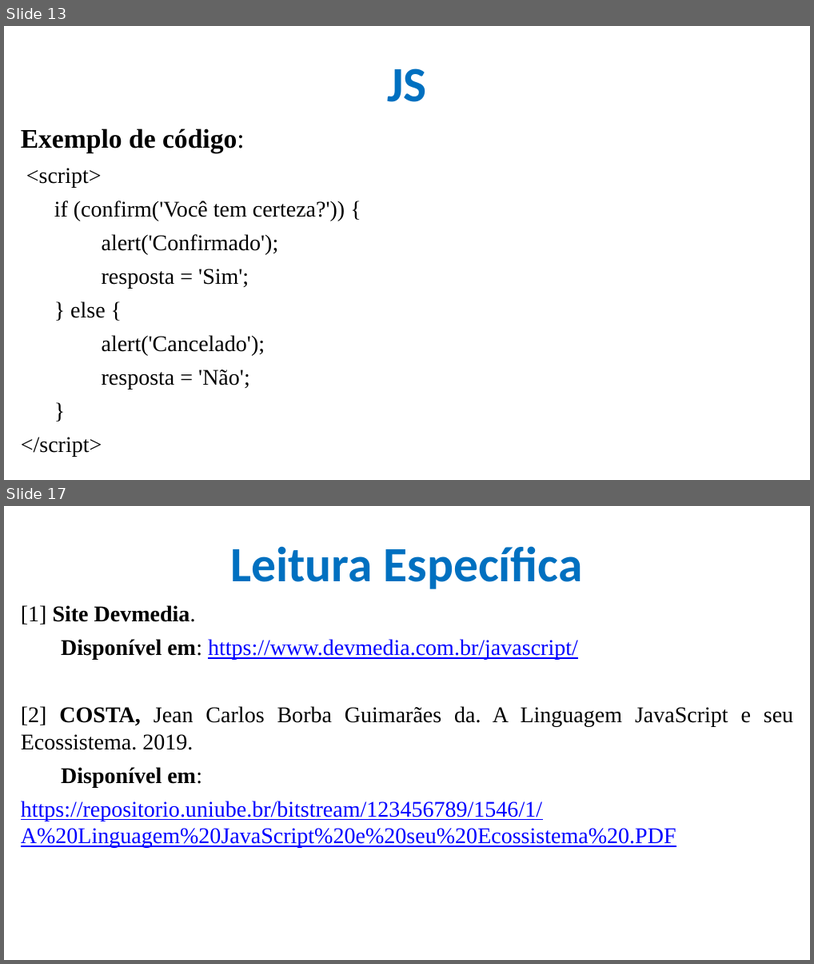
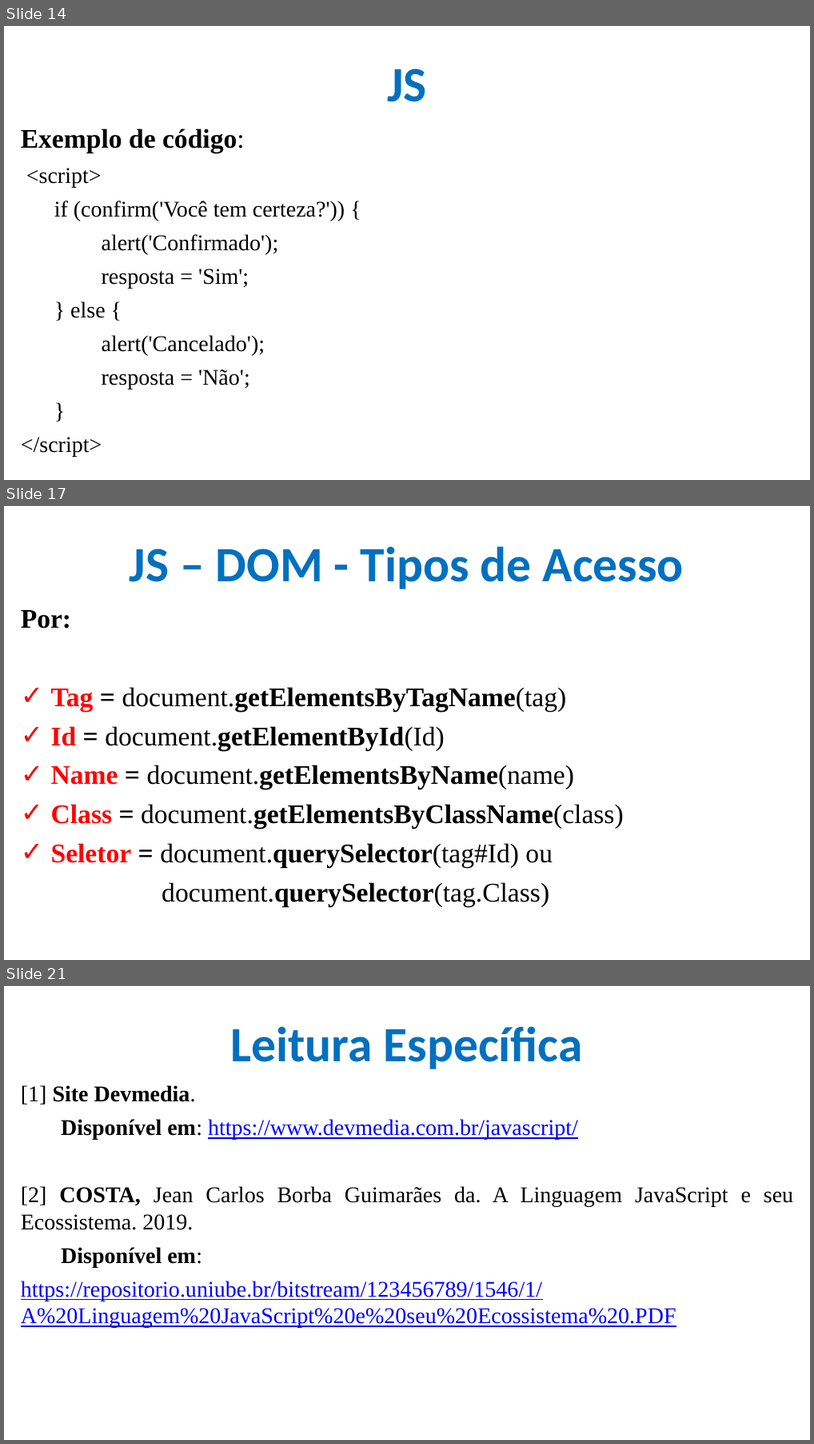
Before and after one commit to CloudEducationBrazil/WydenDesenvolvimentoWebPHP, a slide deck: 01 Classes/Aula 08 Desenvolvimento Web PHP - JS.pptx. Shown one above the other, each under a label of ours: slides 13 and 17 before the commit, slides 14, 17 and 21 after it; the slides between them are not shown. The pictures are 814x964 and 814x1444 pixels, drawn with LibreOffice and Linux fonts; fonts in the diff are those of the drawing; background and template pictures are left out. Boxes give left, top, right and bottom in pixels: in the first picture for what was removed or moved away, otherwise in the second. Text is boxed around its words. In the diff, an @@ line names an element or a change of style, - is before the commit and + after.

```diff
--- a/01 Classes/Aula 08 Desenvolvimento Web PHP - JS.pptx
+++ b/01 Classes/Aula 08 Desenvolvimento Web PHP - JS.pptx
@@ slide 17 added at [4,506,810,960], background picture (left out) @@
@@ title added at [130,546,684,589], 44 pt, text #0070C0, bold @@
+JS – DOM - Tipos de Acesso
@@ text added at [21,610,624,906], 24 pt, text #000000, bold @@
+Por:
+✓ Tag = document.getElementsByTagName(tag)
+✓ Id = document.getElementById(Id)
+✓ Name = document.getElementsByName(name)
+✓ Class = document.getElementsByClassName(class)
+✓ Seletor = document.querySelector(tag#Id) ou
+      document.querySelector(tag.Class)
@@ what was slide 13 is now slide 14 @@
@@ what was slide 17 is now slide 21 @@
```
Also in this commit, not shown: 1 slide changed, 4 other slides added, 1 slide removed, 1 other file.
